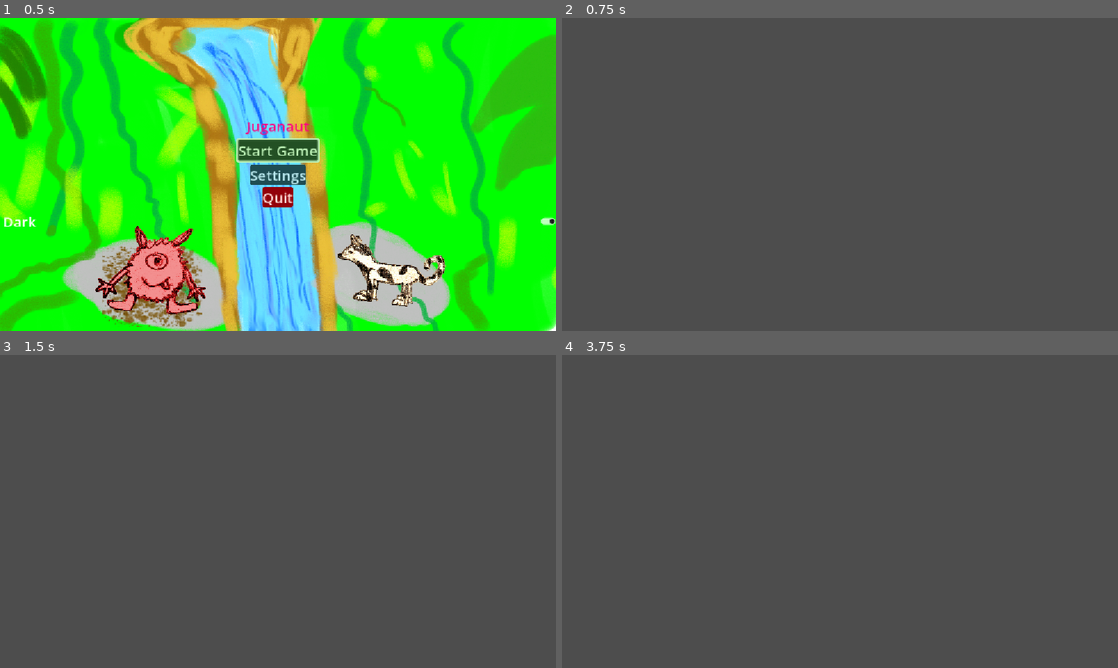
Above: before the commit, frames 1-4 (two rows, left to right).
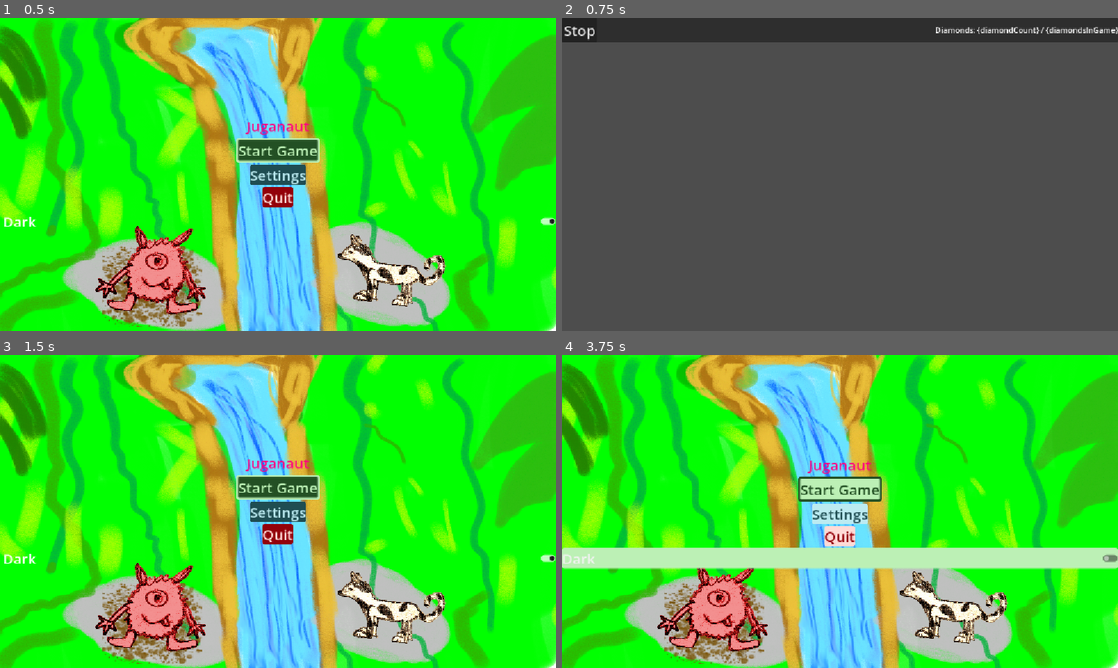
Above: after the commit, the same moments.

Repository: SirVincelot24/juganaut-godot
Game: Godot game, scene res://scenes/MainMenu.tscn
The game is run twice, just before and just after one commit, with the same random seed, the same clock (stepped at 60 frames per second) and the same inputs.
Inputs (mouse positions are in pixels of both pictures, inside the frame that each line leads up to):
- Up to frame 1 (0.5 s): no input
- Up to frame 2 (0.75 s): click "Start Game" at 0.5 s
- Up to frame 3 (1.5 s): click (16, 367) at 1.25 s, where only the run after the commit has a clickable "Stop"
- Up to frame 4 (3.75 s): click (840, 486) at 2 s, where only the run after the commit has a clickable "Start Game"; click (578, 367) at 2.75 s, where only the run after the commit has a clickable "Stop"; click (840, 558) at 3.5 s, where only the run after the commit has a clickable "Dark"

Frame 1 is identical in both runs. In frame 2, 7.5% of the frame differs, in the area x 0-100%, y 0-8%; in frame 3, 100%, in the area x 0-100%, y 0-100%; in frame 4, 100%.

Commit message:
add game scene ui and functional stop button

Diff:
--- a/scenes/game.tscn
+++ b/scenes/game.tscn
@@ -1,10 +1,32 @@
 [gd_scene format=3 uid="uid://mlvkhbd0x5f3"]
 
 [ext_resource type="AudioStream" uid="uid://c53toaarinani" path="res://audio/music/main_loop.wav" id="1_uwrxv"]
+[ext_resource type="Script" uid="uid://dtrqkrbtuigau" path="res://scripts/UI/buttons/stop.gd" id="2_yqjtg"]
 
-[node name="Node2D" type="Node2D" unique_id=252788408]
+[node name="Game" type="Node2D" unique_id=252788408]
 
 [node name="Music" type="AudioStreamPlayer" parent="." unique_id=299872494]
 stream = ExtResource("1_uwrxv")
 autoplay = true
 bus = &"Music"
+
+[node name="UI" type="CanvasLayer" parent="." unique_id=841716182]
+
+[node name="Panel" type="PanelContainer" parent="UI" unique_id=1413225946]
+anchors_preset = 10
+anchor_right = 1.0
+offset_bottom = 31.0
+grow_horizontal = 2
+size_flags_horizontal = 3
+
+[node name="Stop" type="Button" parent="UI/Panel" unique_id=1281784044]
+layout_mode = 2
+size_flags_horizontal = 0
+theme_type_variation = &"StopButton"
+text = "stop"
+script = ExtResource("2_yqjtg")
+
+[node name="DiamondCount" type="Label" parent="UI/Panel" unique_id=1050833900]
+layout_mode = 2
+size_flags_horizontal = 8
+text = "diamondCount"
--- /dev/null
+++ b/scripts/UI/buttons/stop.gd
@@ -0,0 +1,4 @@
+extends Button
+
+func _pressed() -> void:
+	get_tree().call_deferred("change_scene_to_file", "res://scenes/MainMenu.tscn")
Not shown, added: scripts/UI/buttons/stop.gd.uid
